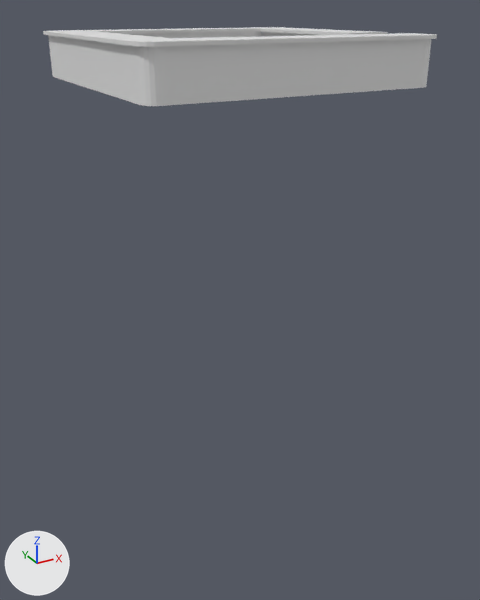
The Blender file Asset/бар.blend: old version first, new version second.
One viewpoint serves both versions: a 50 mm camera at (-6.2, -14.7, 1.6) aimed at (4.8, 5.2, -8.4). Arrows for +X, +Y and +Z are at lower left; the lights stay in place.
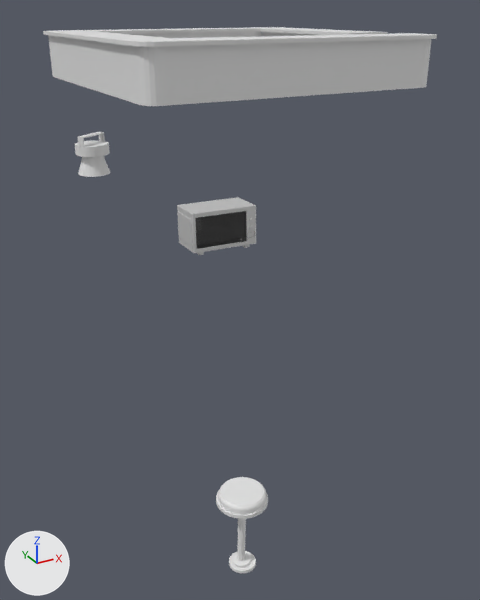
The change, as a list of edits to the scene's bpy script:
```text
Add mat_material_003:
    mat_material_003 = principled_material('Material.003')
    mat_material_003.base_color = (0.0, 0.0, 0.0)  # black #000000
    mat_material_003.specular_tint = (0.4, 0.4, 0.4)  # grey #aaaaaa
Add mat_material_017:
    mat_material_017 = principled_material('Material.017')
    mat_material_017.base_color = (0.8, 0.8, 0.8)  # white #e7e7e7
    mat_material_017.metallic = 0.536
    mat_material_017.roughness = 0.4
Add mat_material_016:
    mat_material_016 = bpy.data.materials.new('Material.016')
    # nodes: BsdfPrincipled, OutputMaterial, Value
    # colours: black #3b3b3b
Add me_circle_005:
    me_circle_005.from_pydata(...)  # 419 vertices, 389 faces; spans x -1.09..1.09, y -1.06..1.11, z -3.92..0.0
Add me_circle_015:
    me_circle_015.from_pydata(...)  # 228 vertices, 198 faces; spans x -0.568..0.568, y -0.568..0.568, z -0.716..0.597
Add me_cube_029:
    me_cube_029.from_pydata(...)  # 611 vertices, 533 faces; spans x -1.38..1.1, y -1.02..1.02, z -1.2..1.0
    # faces by material slot: [459, 1, 73]
    me_cube_029.materials.append(mat_material_017)  # white #e7e7e7
    me_cube_029.materials.append(mat_material_016)
    me_cube_029.materials.append(mat_material_003)  # black #000000
Add ob_circle_005:
    ob_circle_005 = bpy.data.objects.new('Circle.005', me_circle_005)
    ob_circle_005.location = (1.05, -1.74, -10.69)
    ob_circle_005.rotation_euler = (0.00276, 0.016, -0.00433)  # degrees (0.2, 0.9, -0.2)
    ob_circle_005.scale = (0.669, 0.669, 0.669)
Add ob_circle_015:
    ob_circle_015 = bpy.data.objects.new('Circle.015', me_circle_015)
    ob_circle_015.location = (1.27, 10.57, -3.47)
    ob_circle_015.scale = (1.13, 1.13, 1.13)
Add ob_cube_028:
    ob_cube_028 = bpy.data.objects.new('Cube.028', me_cube_029)
    ob_cube_028.location = (8.22, 13.82, -8.27)
    ob_cube_028.rotation_euler = (0.0, -0.0295, -1.617)  # degrees (0, -1.7, -93)
    ob_cube_028.scale = (1.0, 1.69, 0.968)
```

Boxes (x1, y1, x2, y2) around the edits, measured in the pictures (480 x 600 px):
'Cube.028', added: after (177, 197, 256, 255)
    faces in mat_material_017 (white #e7e7e7): (177, 197, 256, 255)
    faces in mat_material_016: (195, 211, 246, 249)
'Circle.005', added: after (216, 477, 268, 573)
'Circle.015', added: after (75, 132, 110, 177)
